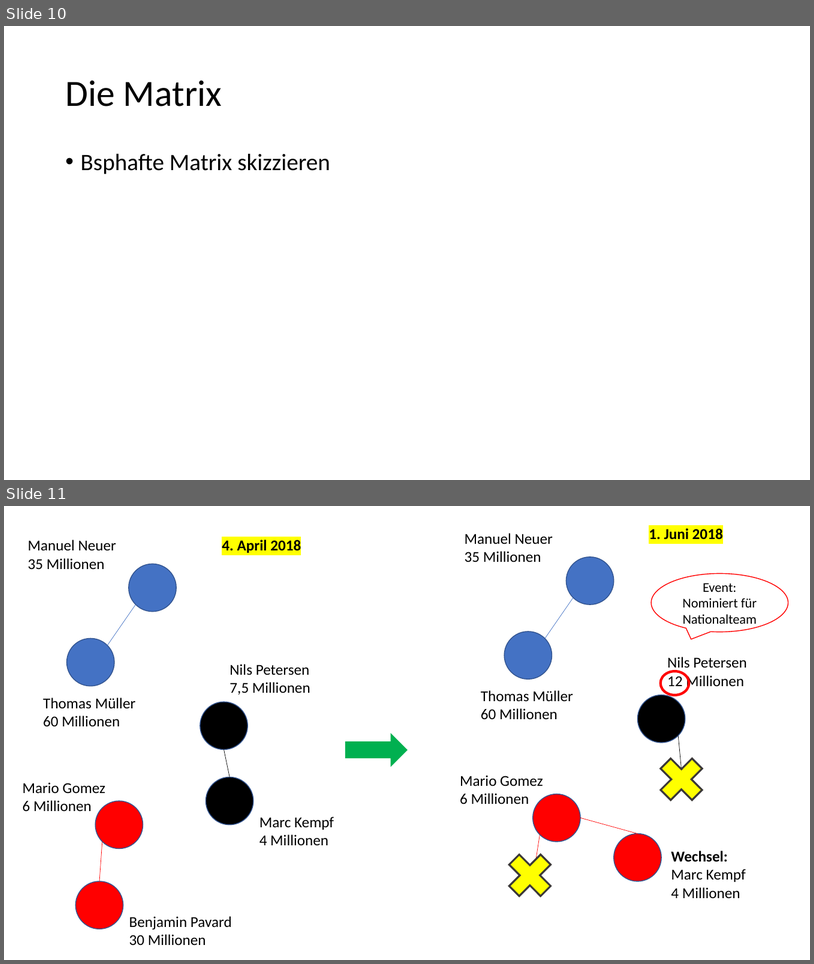
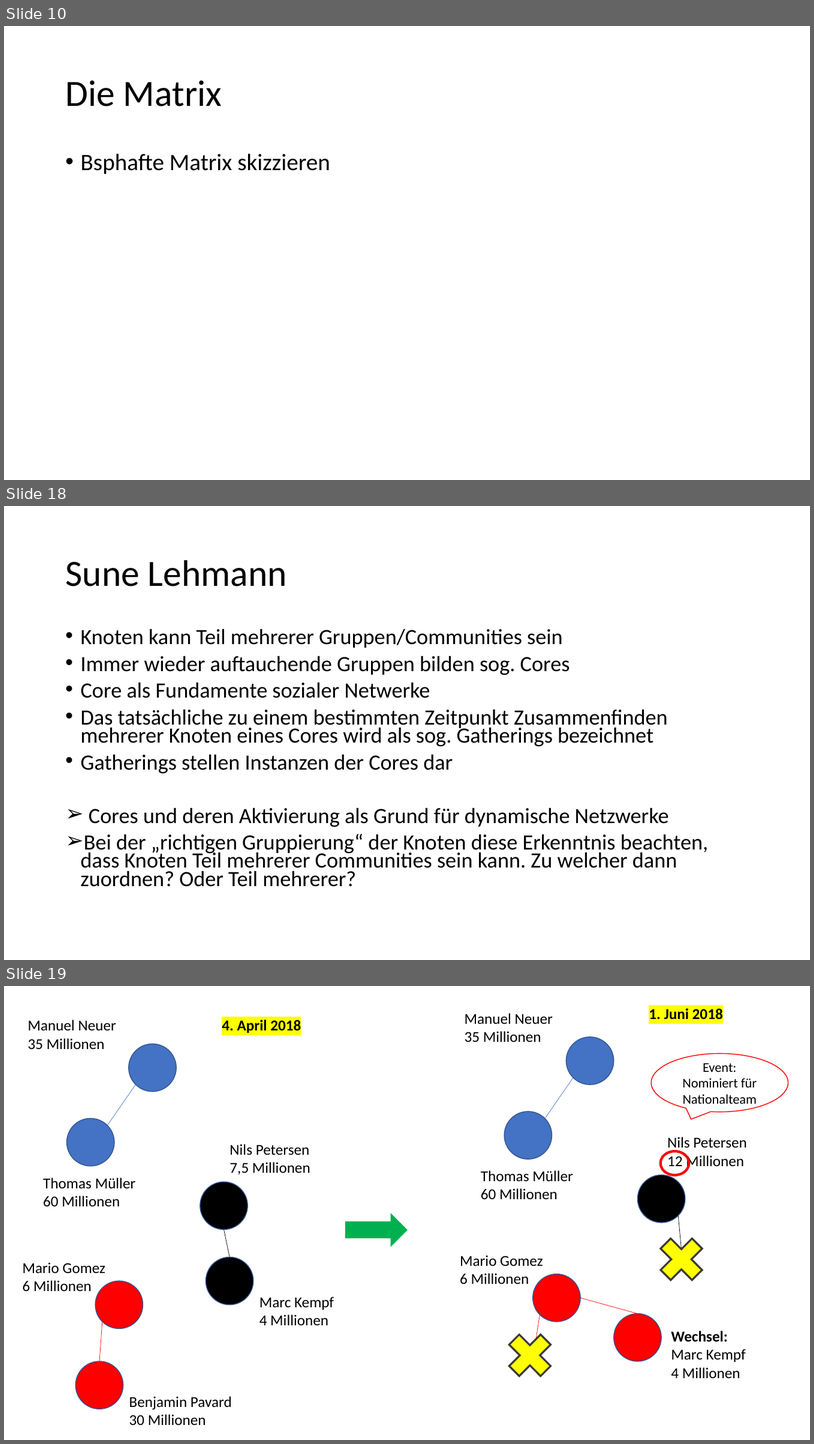
Before and after one commit to johnsonaux/temporale-graphen, a slide deck: Bewertungsmatrix.pptx. Shown one above the other, each under a label of ours: slides 10 and 11 before the commit, slides 10, 18 and 19 after it; the slides between them are not shown. The pictures are 814x964 and 814x1444 pixels, drawn with LibreOffice and Linux fonts; fonts in the diff are those of the drawing. Boxes give left, top, right and bottom in pixels: in the first picture for what was removed or moved away, otherwise in the second. Text is boxed around its words. In the diff, an @@ line names an element or a change of style, - is before the commit and + after.

```diff
--- a/Bewertungsmatrix.pptx
+++ b/Bewertungsmatrix.pptx
@@ slide 18 added at bbox=[4, 506, 810, 960], background #FFFFFF @@
@@ title added at bbox=[65, 560, 287, 586], 44 pt, text #000000 @@
+Sune Lehmann
@@ text added at bbox=[81, 628, 708, 886], 25.9 pt, text #000000 @@
+• Knoten kann Teil mehrerer Gruppen/Communities sein
+• Immer wieder auftauchende Gruppen bilden sog. Cores
+• Core als Fundamente sozialer Netwerke
+• Das tatsächliche zu einem bestimmten Zeitpunkt Zusammenfinden mehrerer Knoten eines Cores wird als sog. Gatherings bezeichnet
+• Gatherings stellen Instanzen der Cores dar
+➢ Cores und deren Aktivierung als Grund für dynamische Netzwerke
+➢ Bei der „richtigen Gruppierung“ der Knoten diese Erkenntnis beachten, dass Knoten Teil mehrerer Communities sein kann. Zu welcher dann zuordnen? Oder Teil mehrerer?
@@ what was slide 11 is now slide 19 @@
```
Also in this commit, not shown: 1 slide changed, 8 other slides added, 2 other files.
